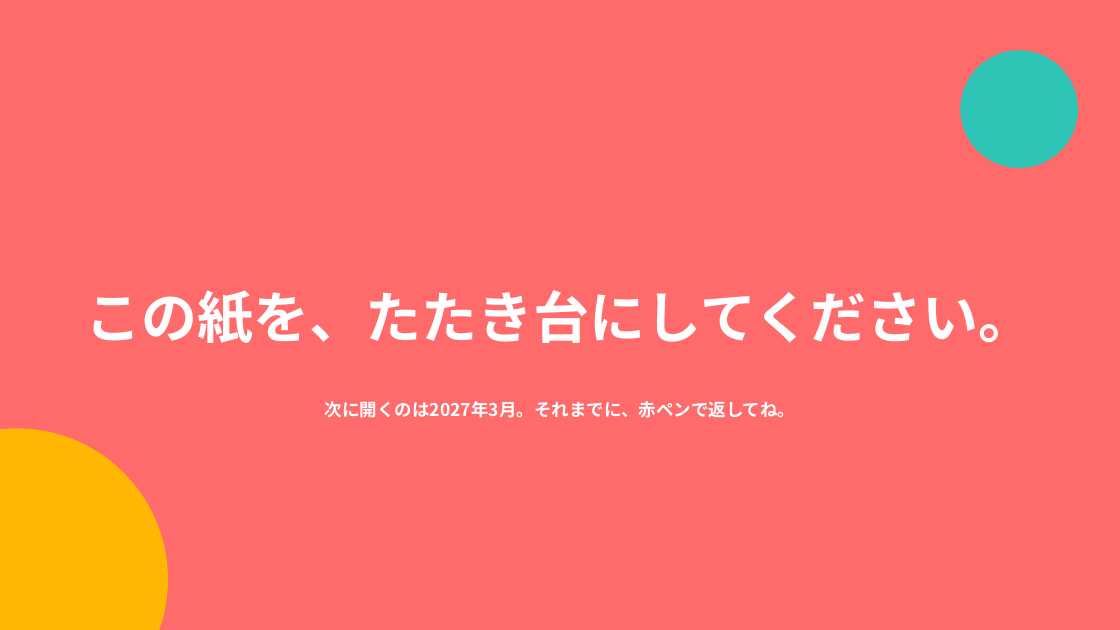
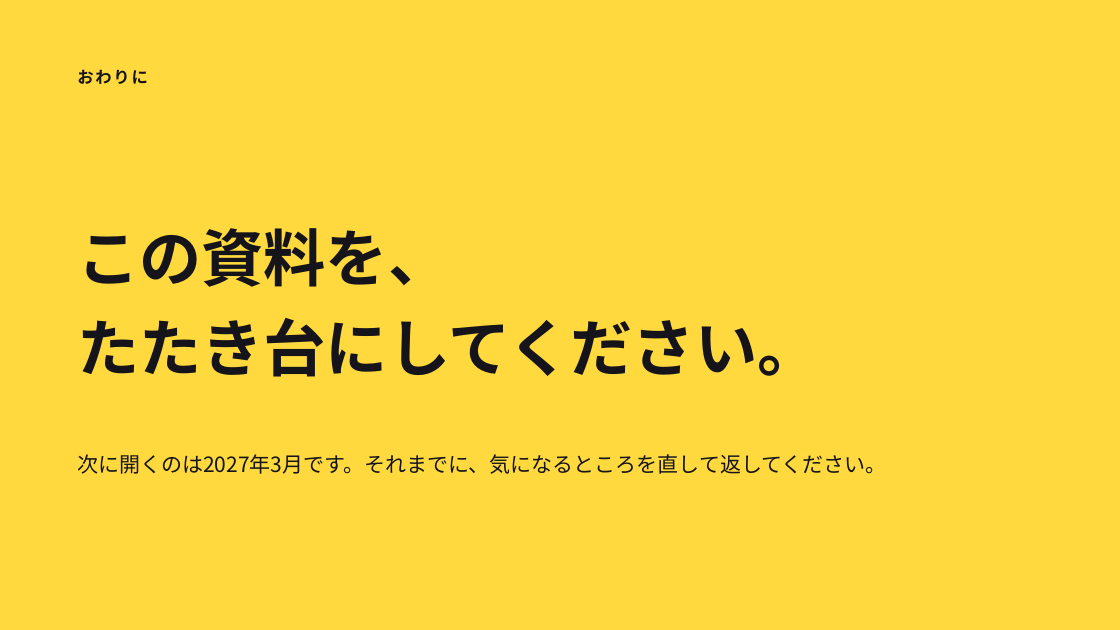
Before and after one commit to ayaka1933-glitch/portfolio, a slide deck: slide 11 of proposal/ふたりの計画のご提案.pptx. Drawn at 1120x630 pixels with LibreOffice and Linux fonts; fonts in the diff are those of the drawing. Boxes give left, top, right and bottom in pixels: in the first picture for what was removed or moved away, otherwise in the second. Text is boxed around its words. In the diff, an @@ line names an element or a change of style, - is before the commit and + after.

```diff
--- a/proposal/ふたりの計画のご提案.pptx
+++ b/proposal/ふたりの計画のご提案.pptx
@@ background #FF6B6B to #FFD93D @@
@@ ellipse removed at [960, 50, 1078, 168] @@
@@ text added at [77, 69, 148, 84], 14 pt, text #14141A, bold @@
+おわりに
@@ text at [77, 228, 819, 377]: text changed; size 48 to 53.3 pt; text colour #FFFFFF to #14141A @@
-この紙を、たたき台にしてください。
+この資料を、
+たたき台にしてください。
@@ ellipse removed at [0, 429, 168, 630] @@
@@ text at [77, 454, 887, 474]: text changed; size 15 to 18 pt; text colour #FFFFFF to #14141A; bold off @@
-次に開くのは2027年3月。それまでに、赤ペンで返してね。
+次に開くのは2027年3月です。それまでに、気になるところを直して返してください。
```
Also in this commit, not shown: 10 other slides changed, 4 other files.
